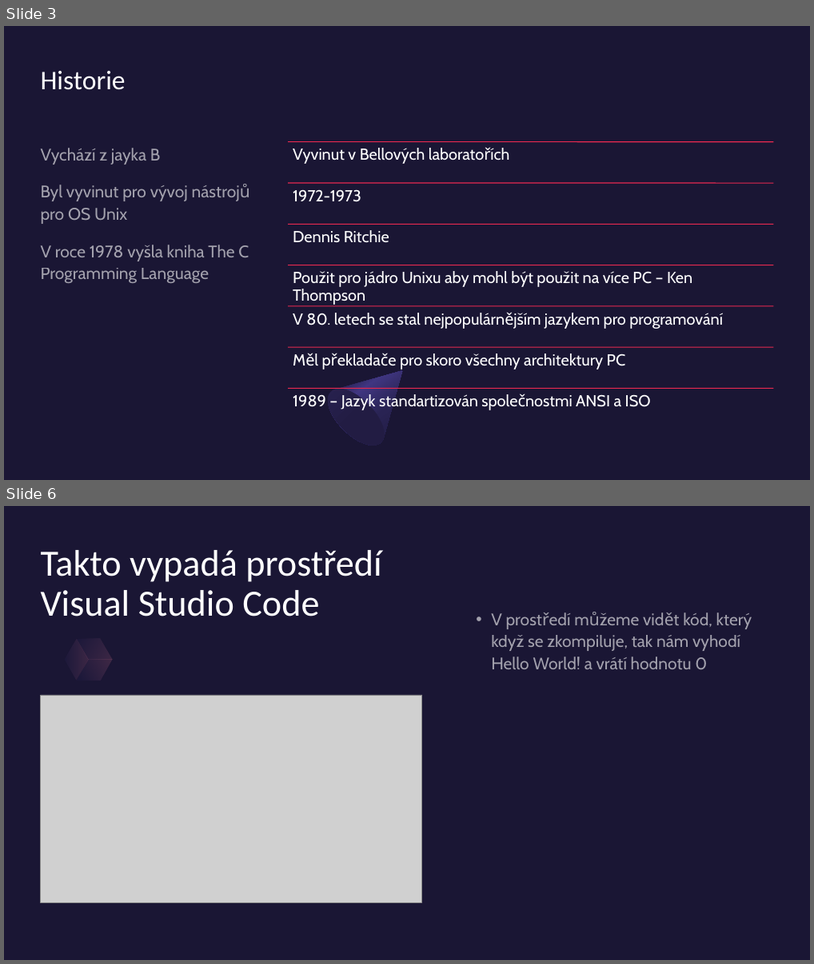
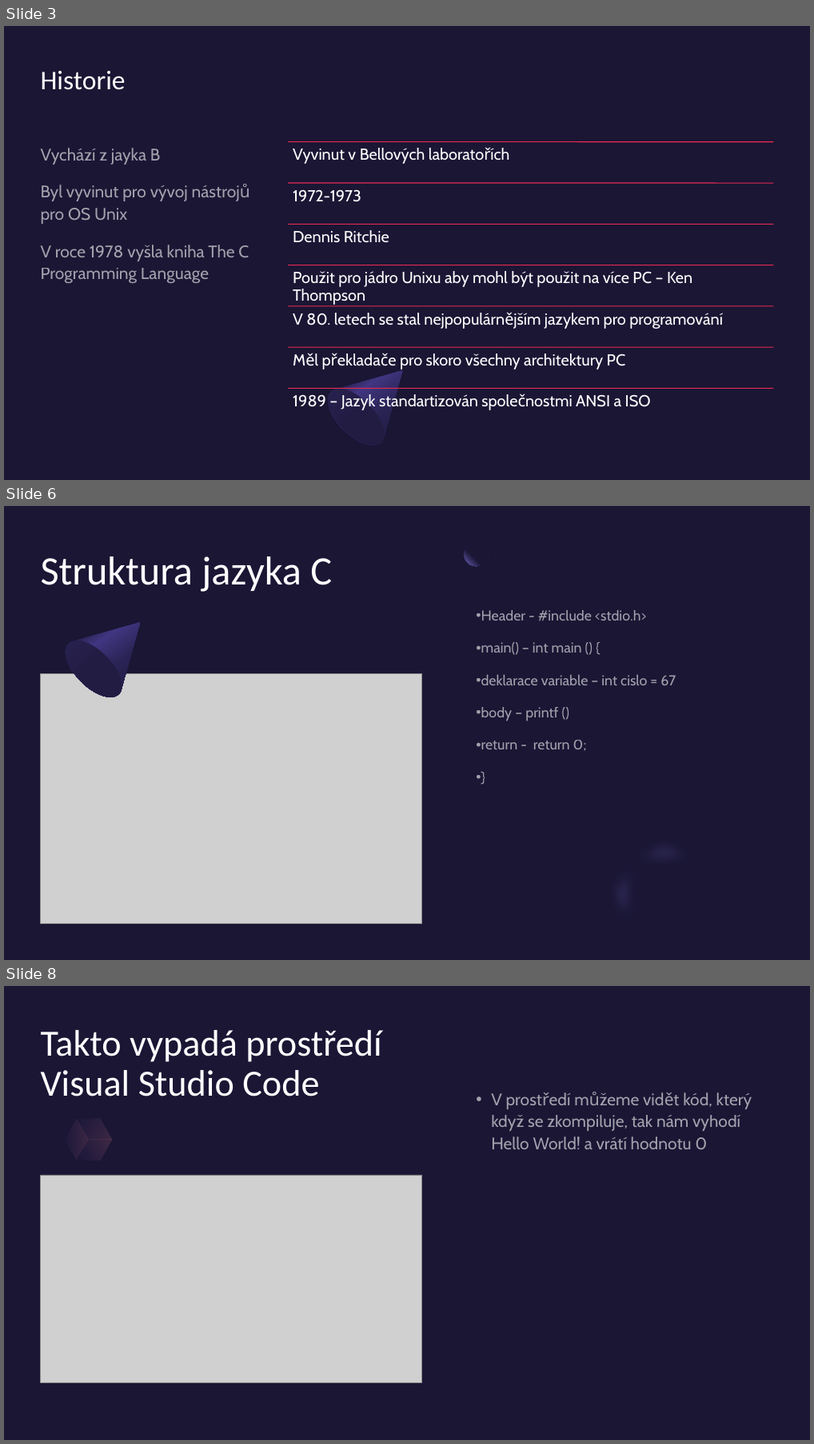
Before and after one commit to KokosHraje/C-VDAPrezentace, a slide deck: Programovací-jazyk-C.pptx. Shown one above the other, each under a label of ours: slides 3 and 6 before the commit, slides 3, 6 and 8 after it; the slides between them are not shown. The pictures are 814x964 and 814x1444 pixels, drawn with LibreOffice and Linux fonts; fonts in the diff are those of the drawing; grey boxes stand for pictures. Boxes give left, top, right and bottom in pixels: in the first picture for what was removed or moved away, otherwise in the second. Text is boxed around its words. In the diff, an @@ line names an element or a change of style, - is before the commit and + after.

```diff
--- a/Programovací-jazyk-C.pptx
+++ b/Programovací-jazyk-C.pptx
@@ slide 6 added at <box>4,506,810,960</box>, background #1A1634 @@
@@ rectangle added at <box>4,506,810,960</box>, fill #1A1634 @@
@@ ellipse added at <box>464,542,488,566</box>, fill gradient #1A1634 to #7266BE @@
@@ title added at <box>41,556,332,592</box>, 48 pt, text #FFFFFF @@
+Struktura jazyka C
@@ freeform shape added at <box>56,597,166,707</box>, fill gradient #292353 to #403681 to #1A1634 @@
@@ text added at <box>482,610,676,751</box>, 17 pt, text #FFFFFF at 60% opacity @@
+• Header - #include <stdio.h>
+• main() – int main () {
+• deklarace variable – int cislo = 67
+• body – printf ()
+• return - return 0;
+• }
@@ ellipse added at <box>56,631,132,707</box>, fill gradient #221C43 to #292353 @@
@@ picture added at <box>40,673,422,924</box> @@
@@ group added at <box>578,808,714,944</box>: 2 freeform shapes, 2 ellipses @@
@@ what was slide 6 is now slide 8 @@
```
Also in this commit, not shown: 2 slides changed, 1 other slide added.
